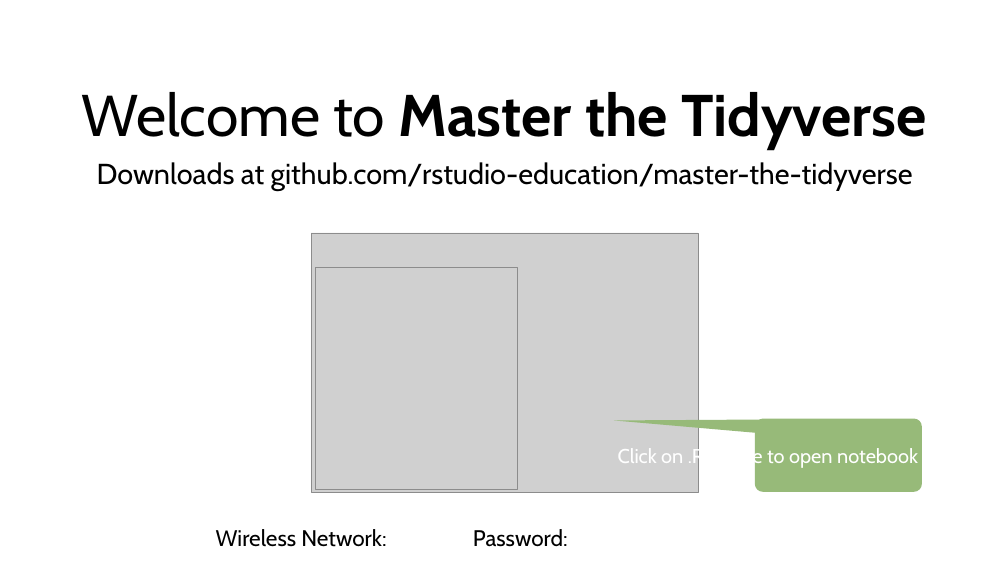
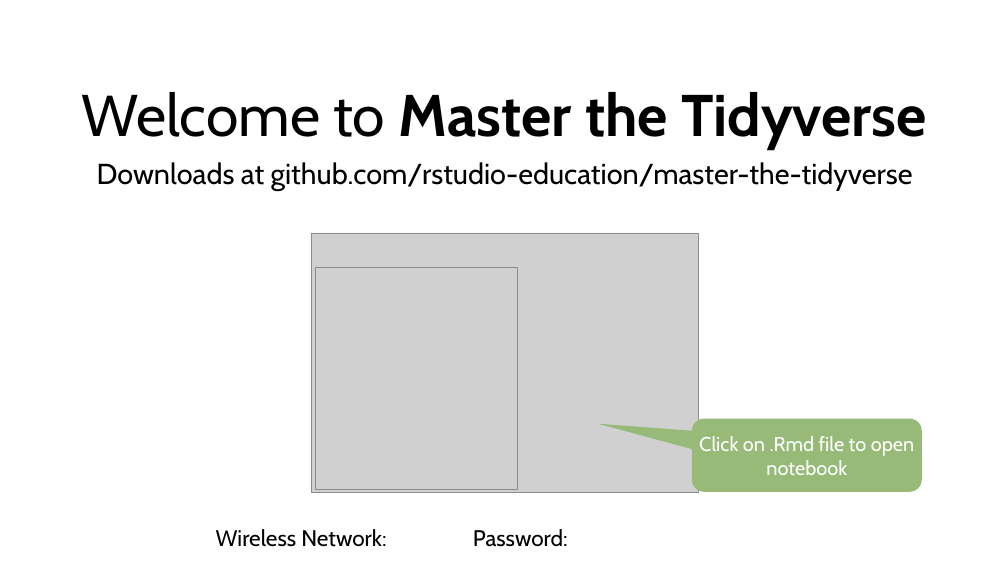
Before and after one commit to rstudio-education/master-the-tidyverse-instructors, a slide deck: slide 2 of powerpoints/000-A-Preclass-loop.pptx. Drawn at 1008x567 pixels with LibreOffice and Linux fonts; fonts in the diff are those of the drawing; grey boxes stand for pictures. Boxes give left, top, right and bottom in pixels: in the first picture for what was removed or moved away, otherwise in the second. Text is boxed around its words. In the diff, an @@ line names an element or a change of style, - is before the commit and + after.

```diff
--- a/powerpoints/000-A-Preclass-loop.pptx
+++ b/powerpoints/000-A-Preclass-loop.pptx
@@ freeform shape removed at box(614, 418, 922, 492) @@
-Click on .Rmd file to open notebook
@@ rounded speech box added at box(692, 418, 921, 492), fill #97BA79, 38 pt, text #FFFFFF @@
+Click on .Rmd file to open notebook
```
Also in this commit, not shown: 5 other slides changed, 7 slides removed.
